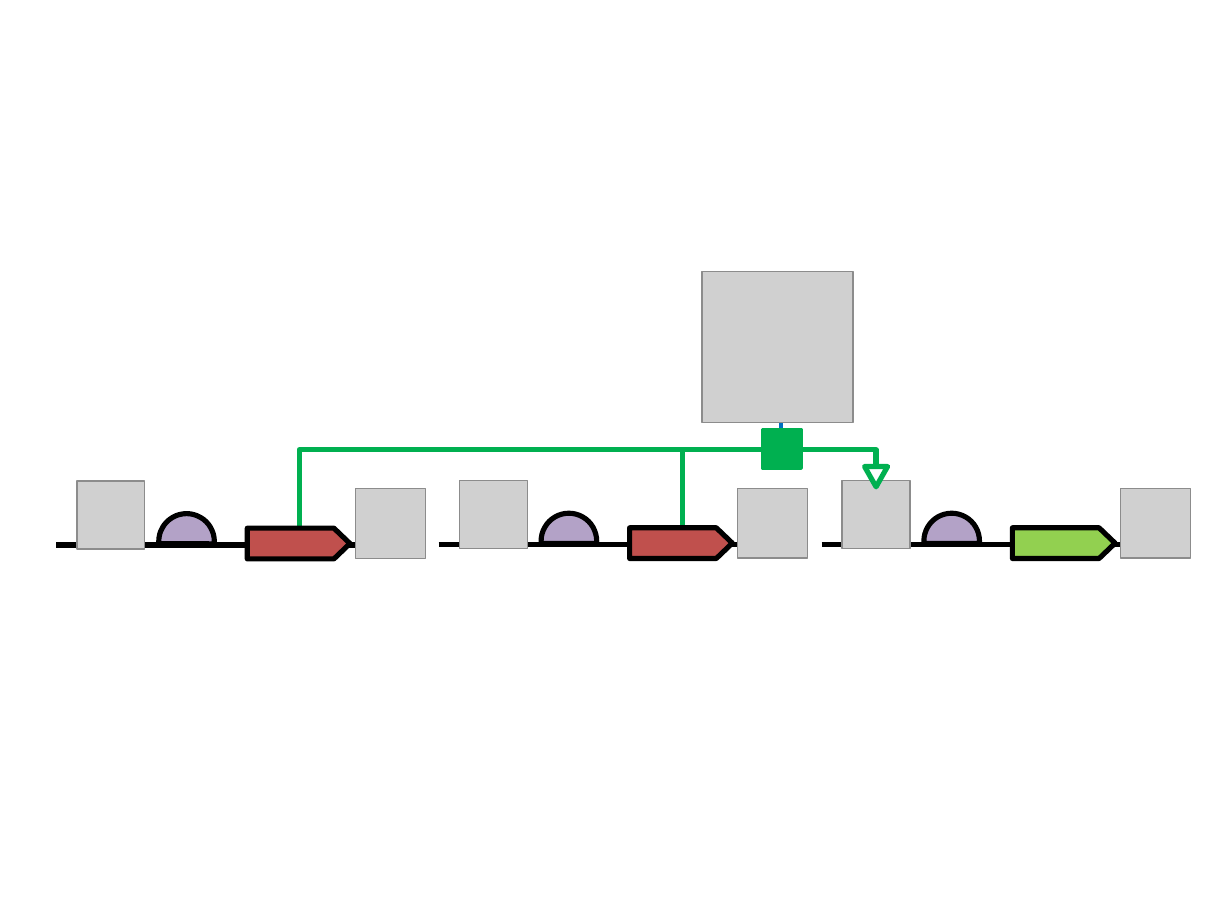
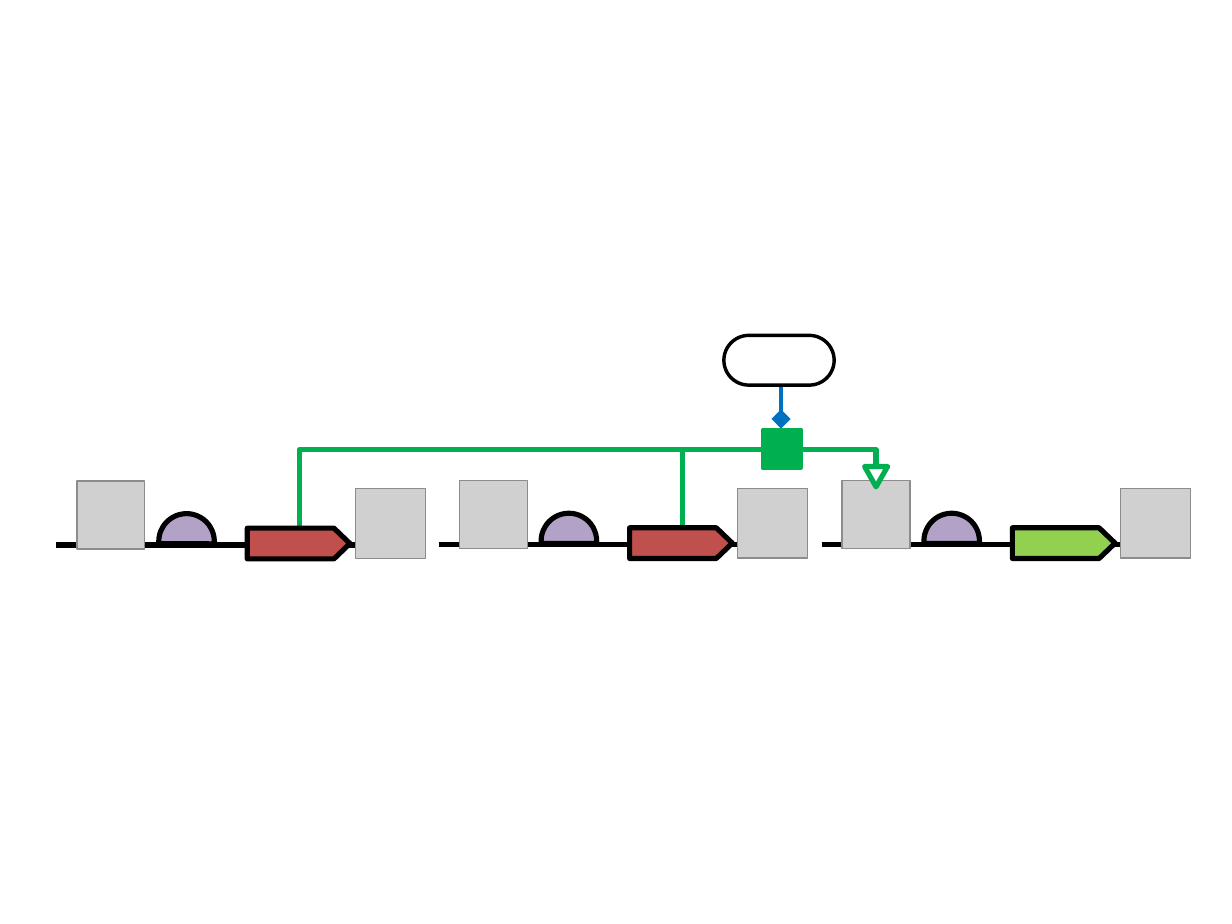
Before and after one commit to SynBioDex/SBOL-visual, a slide deck: slide 14 of specification/imgsrc/examples.pptx. Drawn at 1232x924 pixels with LibreOffice and Linux fonts; fonts in the diff are those of the drawing; grey boxes stand for pictures. Boxes give left, top, right and bottom in pixels: in the first picture for what was removed or moved away, otherwise in the second. Text is boxed around its words. In the diff, an @@ line names an element or a change of style, - is before the commit and + after.

```diff
--- a/specification/imgsrc/examples.pptx
+++ b/specification/imgsrc/examples.pptx
@@ picture removed at (x1=702, y1=272, x2=854, y2=424) @@
@@ rounded rectangle added at (x1=724, y1=335, x2=835, y2=384), fill #FFFFFF, outline #000000 2 pt @@
@@ line moved from (781, 386) - (781, 434) to (781, 371) - (781, 419) @@
@@ line (781, 371) - (781, 419): line to arrow @@
```
Also in this commit, not shown: 3 other slides changed, 5 other files.
